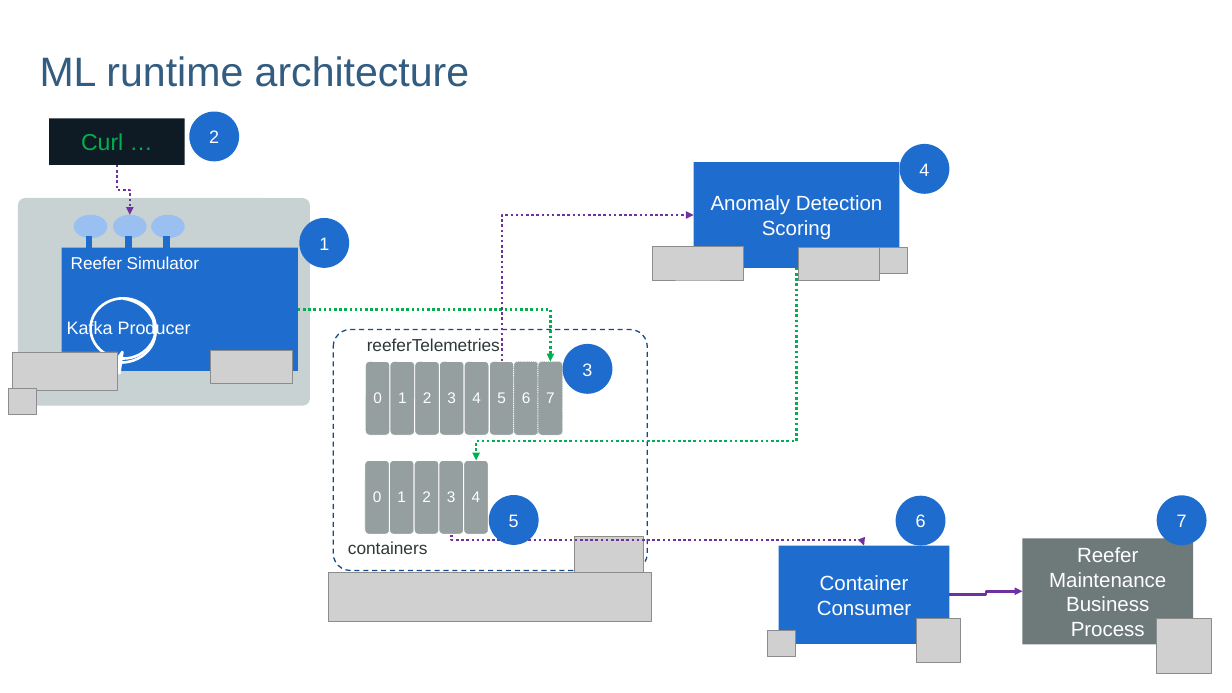
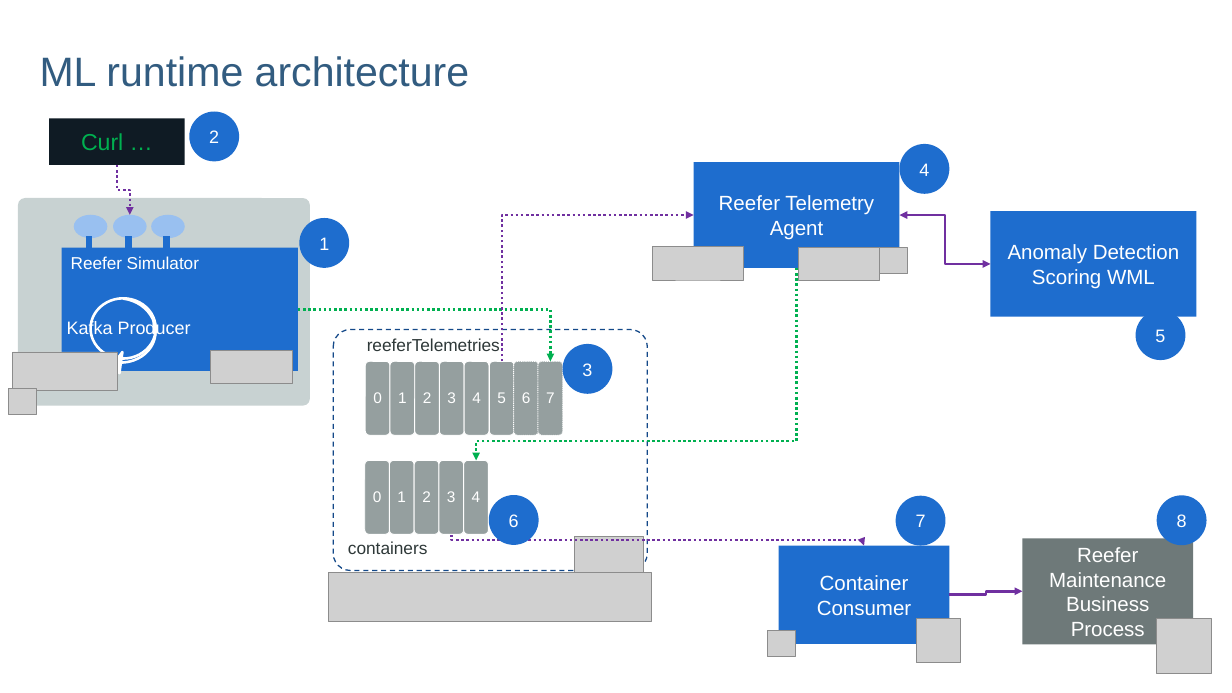
Before and after one commit to jbcodeforce/refarch-reefer-ml, a slide deck: slide 8 of diagrams.pptx (slide 7 before the commit). Drawn at 1232x693 pixels with LibreOffice and Linux fonts; fonts in the diff are those of the drawing; grey boxes stand for pictures; background and template pictures are left out. Boxes give left, top, right and bottom in pixels: in the first picture for what was removed or moved away, otherwise in the second. Text is boxed around its words. In the diff, an @@ line names an element or a change of style, - is before the commit and + after.

```diff
--- a/diagrams.pptx
+++ b/diagrams.pptx
@@ text in rectangle at [719, 195, 874, 240]: text changed @@
-Anomaly Detection Scoring
+Reefer Telemetry Agent
@@ elbow double arrow added from (900, 215) to (991, 264), #7030A0 2 pt @@
@@ rectangle added at [991, 211, 1197, 316], fill #1E6DCE, 16 pt, text #FFFFFF @@
+Anomaly Detection Scoring WML
@@ ellipse added at [1136, 311, 1186, 360], fill #1E6DCE, 14 pt, text #FFFFFF @@
+5
@@ text in ellipse at [509, 514, 519, 527]: text changed @@
-5
+6
@@ text in ellipse at [916, 514, 926, 527]: text changed @@
-6
+7
@@ text in ellipse at [1177, 514, 1187, 527]: text changed @@
-7
+8
```
Also in this commit, not shown: 4 other slides changed, 1 slide added, 57 other files.
